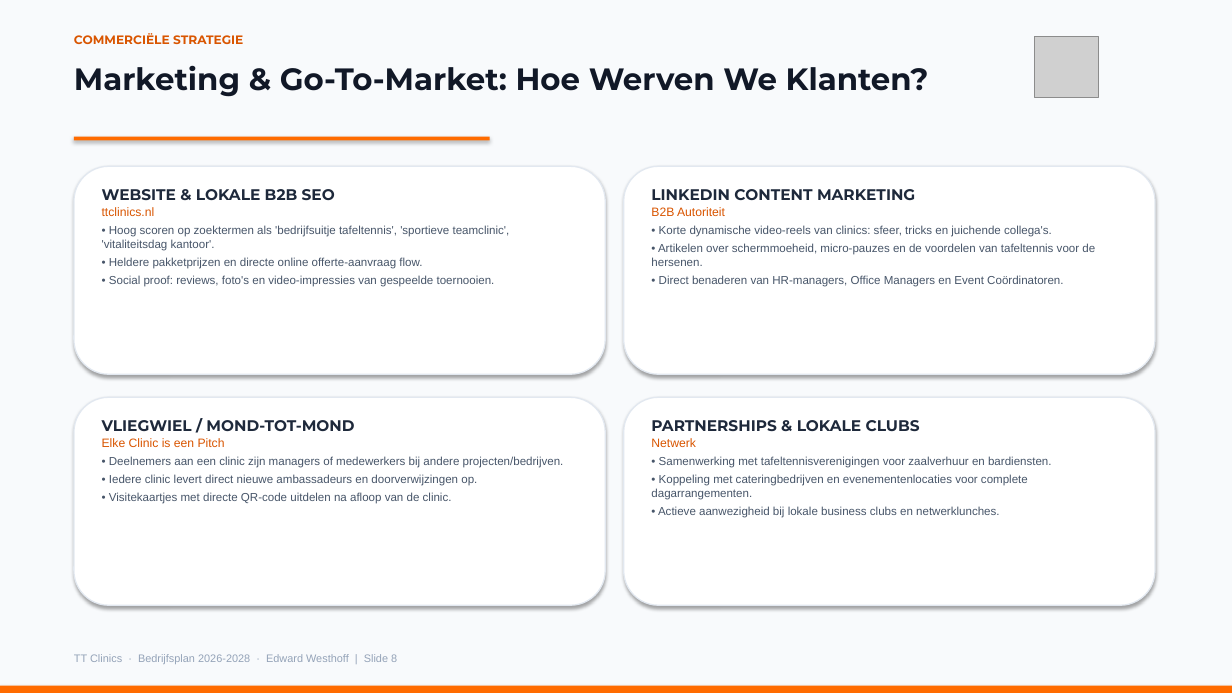
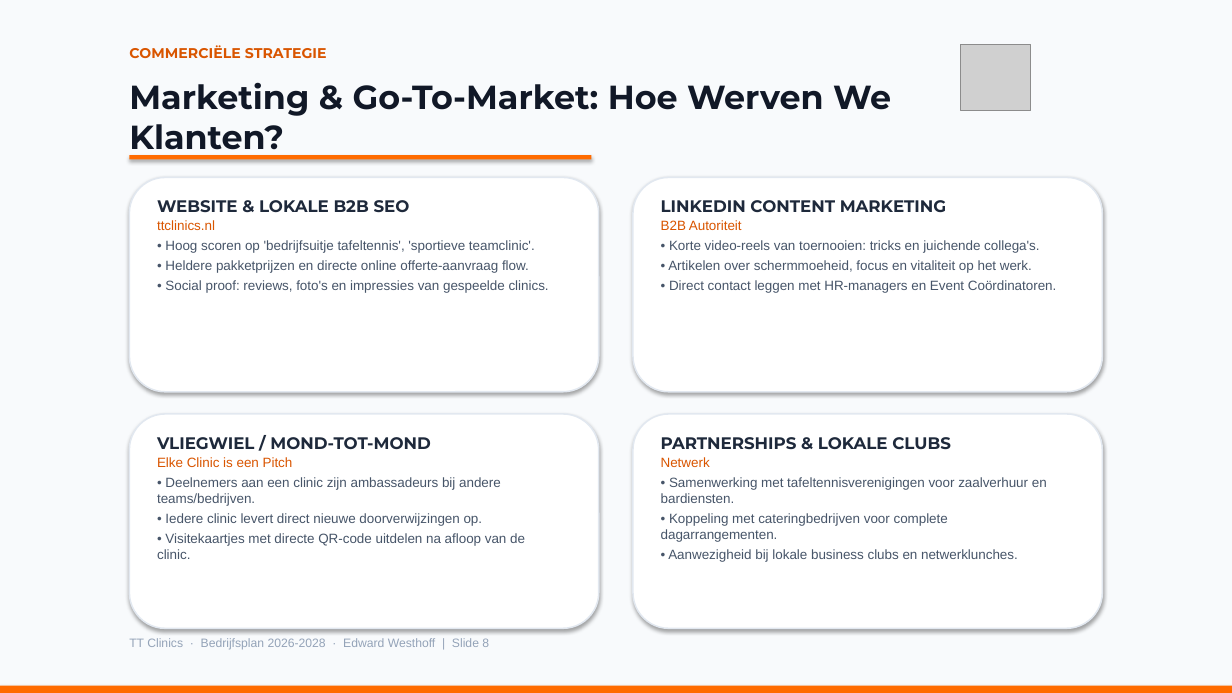
Before and after one commit to radder1972/TTClinics, a slide deck: slide 8 of TT_Clinics_Bedrijfsplan.pptx. Drawn at 1232x693 pixels with LibreOffice and Linux fonts; fonts in the diff are those of the drawing; grey boxes stand for pictures. Boxes give left, top, right and bottom in pixels: in the first picture for what was removed or moved away, otherwise in the second. Text is boxed around its words. In the diff, an @@ line names an element or a change of style, - is before the commit and + after.

```diff
--- a/TT_Clinics_Bedrijfsplan.pptx
+++ b/TT_Clinics_Bedrijfsplan.pptx
@@ text "COMMERCIËLE STRATEGIE": place and size @@
-text "COMMERCIËLE STRATEGIE" at box(74, 33, 243, 44)
+text "COMMERCIËLE STRATEGIE" at box(129, 45, 327, 58)
@@ text "COMMERCIËLE STRATEGIE" at box(129, 45, 327, 58): size 9.5 to 11 pt @@
@@ picture: place and size @@
-picture at box(1035, 37, 1098, 97)
+picture at box(961, 44, 1031, 111)
@@ text "Marketing & Go-To-Market: Hoe Werven ...": place and size @@
-text "Marketing & Go-To-Market: Hoe Werven ..." at box(74, 65, 929, 97)
+text "Marketing & Go-To-Market: Hoe Werven ..." at box(129, 82, 891, 157)
@@ text "Marketing & Go-To-Market: Hoe Werven ..." at box(129, 82, 891, 157): size 24 to 26 pt @@
@@ rectangle: place and size @@
-rectangle at box(74, 137, 490, 140)
+rectangle at box(129, 155, 592, 159)
@@ rounded rectangle: place and size @@
-rounded rectangle at box(74, 166, 605, 374)
+rounded rectangle at box(129, 177, 599, 392)
@@ rounded rectangle: place and size @@
-rounded rectangle at box(624, 166, 1155, 374)
+rounded rectangle at box(633, 177, 1103, 392)
@@ text at box(157, 200, 529, 273): size 12 to 13 pt in "WEBSITE & LOKALE B2B SEO"; size 9.5 to 10.5 pt in "ttclinics.nl"; size 9 to 10.5 pt in "• Heldere pakketprijzen en directe online offerte-aanvraag ..." @@
@@ text "WEBSITE & LOKALE B2B SEO": place and size @@
-text "WEBSITE & LOKALE B2B SEO" at box(102, 189, 510, 287)
+text "WEBSITE & LOKALE B2B SEO" at box(157, 200, 549, 293)
@@ text at box(661, 200, 946, 230): size 12 to 13 pt in "LINKEDIN CONTENT MARKETING"; size 9.5 to 10.5 pt in "B2B Autoriteit" @@
@@ text "LINKEDIN CONTENT MARKETING": place and size @@
-text "LINKEDIN CONTENT MARKETING" at box(651, 189, 1095, 287)
+text "LINKEDIN CONTENT MARKETING" at box(661, 200, 1056, 293)
@@ text at box(165, 240, 535, 253): text changed; size 9 to 10.5 pt @@
-• Hoog scoren op zoektermen als 'bedrijfsuitje tafeltennis', 'sportieve teamclinic', 'vitaliteitsdag kantoor'.
+• Hoog scoren op 'bedrijfsuitje tafeltennis', 'sportieve teamclinic'.
@@ text at box(668, 240, 1056, 293): text changed; size 9 to 10.5 pt @@
-• Korte dynamische video-reels van clinics: sfeer, tricks en juichende collega's.
-• Artikelen over schermmoeheid, micro-pauzes en de voordelen van tafeltennis voor de hersenen.
-• Direct benaderen van HR-managers, Office Managers en Event Coördinatoren.
+• Korte video-reels van toernooien: tricks en juichende collega's.
+• Artikelen over schermmoeheid, focus en vitaliteit op het werk.
+• Direct contact leggen met HR-managers en Event Coördinatoren.
@@ text at box(165, 280, 549, 293): text changed; size 9 to 10.5 pt @@
-• Social proof: reviews, foto's en video-impressies van gespeelde toernooien.
+• Social proof: reviews, foto's en impressies van gespeelde clinics.
@@ outline #E2E8F0 1 pt to #E2E8F0 1.2 pt in 4 elements at box(633, 177, 1103, 392), box(129, 177, 599, 392), box(633, 414, 1103, 628), box(129, 414, 599, 628) @@
@@ rounded rectangle: place and size @@
-rounded rectangle at box(74, 397, 605, 605)
+rounded rectangle at box(129, 414, 599, 628)
@@ rounded rectangle: place and size @@
-rounded rectangle at box(624, 397, 1155, 605)
+rounded rectangle at box(633, 414, 1103, 628)
@@ text at box(157, 437, 525, 559): size 12 to 13 pt in "VLIEGWIEL / MOND-TOT-MOND"; size 9.5 to 10.5 pt in "Elke Clinic is een Pitch"; size 9 to 10.5 pt in "• Visitekaartjes met directe QR-code uitdelen na ..." @@
@@ text "VLIEGWIEL / MOND-TOT-MOND": place and size @@
-text "VLIEGWIEL / MOND-TOT-MOND" at box(102, 420, 564, 504)
+text "VLIEGWIEL / MOND-TOT-MOND" at box(157, 437, 525, 559)
@@ text at box(661, 437, 1047, 503): size 12 to 13 pt in "PARTNERSHIPS & LOKALE CLUBS"; size 9.5 to 10.5 pt in "Netwerk"; size 9 to 10.5 pt in "• Samenwerking met tafeltennisverenigingen voor zaalverhuur  ..." @@
@@ text "PARTNERSHIPS & LOKALE CLUBS": place and size @@
-text "PARTNERSHIPS & LOKALE CLUBS" at box(651, 420, 1052, 518)
+text "PARTNERSHIPS & LOKALE CLUBS" at box(661, 437, 1047, 562)
@@ text at box(157, 477, 501, 526): text changed; size 9 to 10.5 pt @@
-• Deelnemers aan een clinic zijn managers of medewerkers bij andere projecten/bedrijven.
-• Iedere clinic levert direct nieuwe ambassadeurs en doorverwijzingen op.
+• Deelnemers aan een clinic zijn ambassadeurs bij andere teams/bedrijven.
+• Iedere clinic levert direct nieuwe doorverwijzingen op.
@@ text at box(661, 513, 1018, 562): text changed; size 9 to 10.5 pt @@
-• Koppeling met cateringbedrijven en evenementenlocaties voor complete dagarrangementen.
-• Actieve aanwezigheid bij lokale business clubs en netwerklunches.
+• Koppeling met cateringbedrijven voor complete dagarrangementen.
+• Aanwezigheid bij lokale business clubs en netwerklunches.
@@ text "TT Clinics · Bedrijfsplan 2026-2028 ...": place and size @@
-text "TT Clinics · Bedrijfsplan 2026-2028 ..." at box(74, 654, 397, 664)
+text "TT Clinics · Bedrijfsplan 2026-2028 ..." at box(129, 638, 489, 650)
@@ text "TT Clinics · Bedrijfsplan 2026-2028 ..." at box(129, 638, 489, 650): size 8.5 to 9.5 pt @@
```
Also in this commit, not shown: 10 other slides changed, 2 other files.
